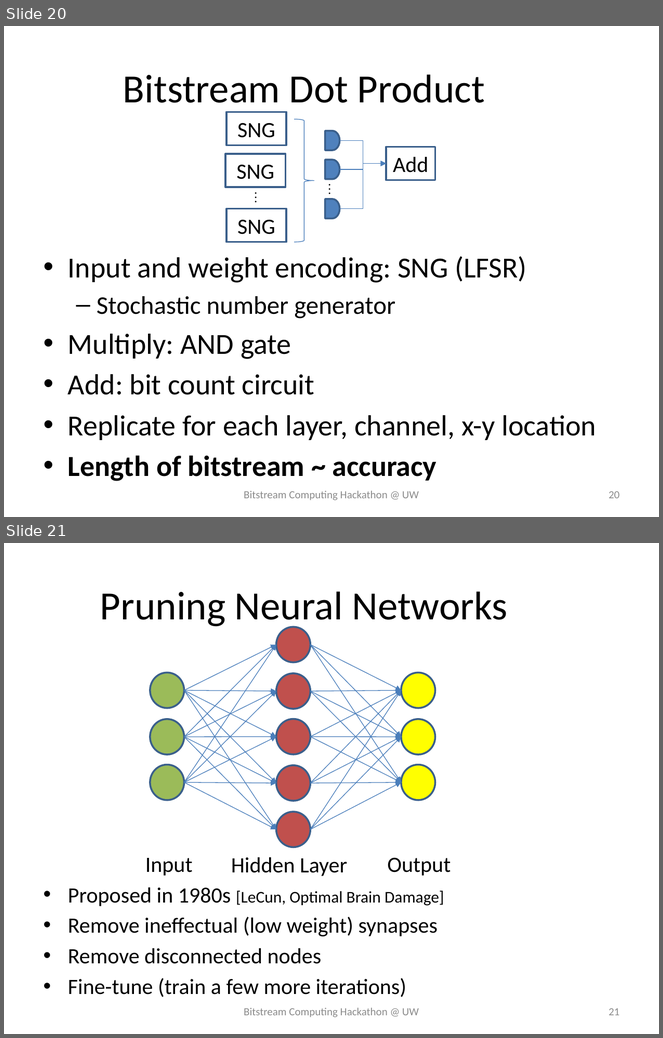
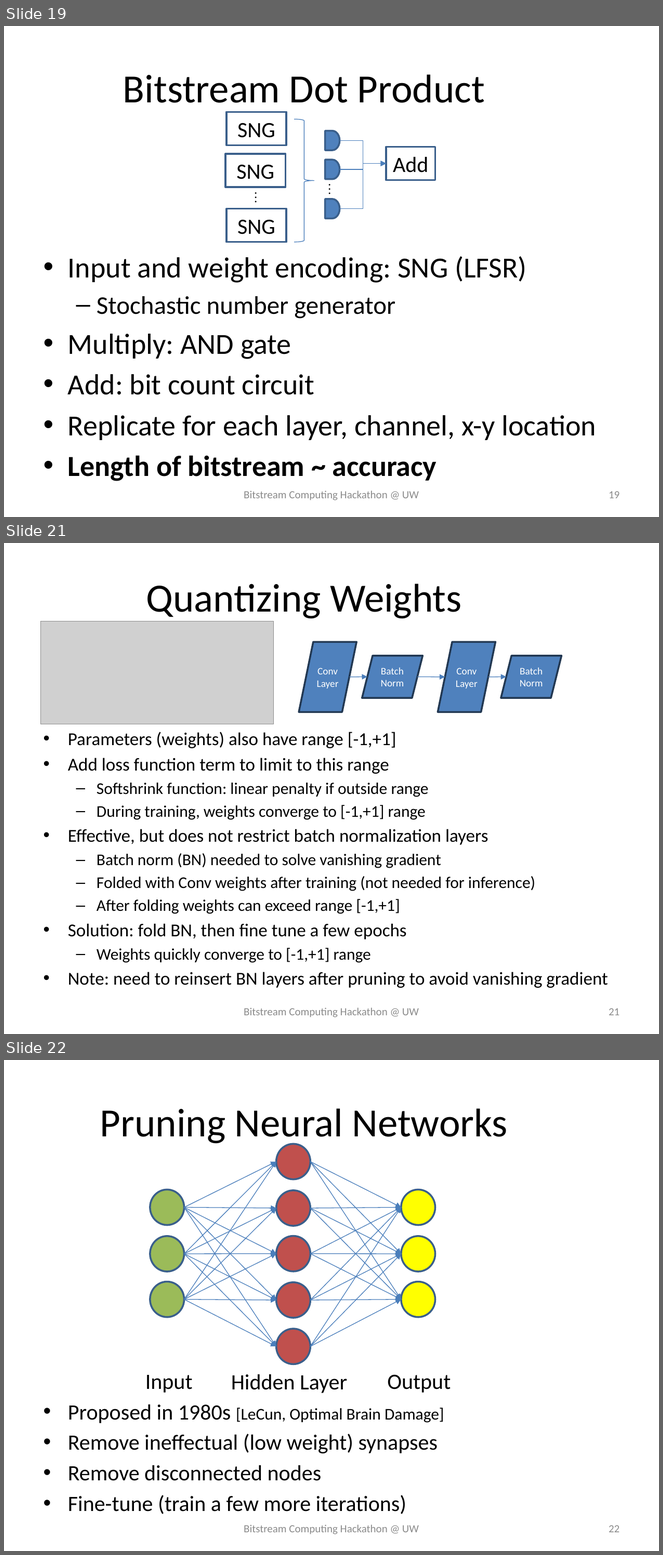
Before and after one commit to UW-PHARM/bitstream-hackathon, a slide deck: _assets/hackathon_introduction.pptx. Shown one above the other, each under a label of ours: slides 20 and 21 before the commit, slides 19, 21 and 22 after it; the slides between them are not shown. The pictures are 663x1038 and 663x1555 pixels, drawn with LibreOffice and Linux fonts; fonts in the diff are those of the drawing; grey boxes stand for pictures; background and template pictures are left out. Boxes give left, top, right and bottom in pixels: in the first picture for what was removed or moved away, otherwise in the second. Text is boxed around its words. In the diff, an @@ line names an element or a change of style, - is before the commit and + after.

```diff
--- a/_assets/hackathon_introduction.pptx
+++ b/_assets/hackathon_introduction.pptx
@@ slide 21 added at [4,543,659,1034], background #FFFFFF @@
@@ title added at [146,584,462,622], 44 pt, text #000000 @@
+Quantizing Weights
@@ picture added at [41,621,274,724] @@
@@ group added at [299,642,562,712]: 4 parallelograms, 3 arrows @@
+Conv Layer
+Batch Norm
+Conv Layer
+Batch Norm
@@ text added at [68,732,608,988], 18 pt, text #000000 @@
+• Parameters (weights) also have range [-1,+1]
+• Add loss function term to limit to this range
+  – Softshrink function: linear penalty if outside range
+  – During training, weights converge to [-1,+1] range
+• Effective, but does not restrict batch normalization layers
+  – Batch norm (BN) needed to solve vanishing gradient
+  – Folded with Conv weights after training (not needed for inference)
+  – After folding weights can exceed range [-1,+1]
+• Solution: fold BN, then fine tune a few epochs
+  – Weights quickly converge to [-1,+1] range
+• Note: need to reinsert BN layers after pruning to avoid vanishing gradient
@@ text added at [244,1008,419,1018], 12 pt, text #8C8C8C @@
+Bitstream Computing Hackathon @ UW
@@ page number added at [609,1008,620,1016], 12 pt, text #8C8C8C @@
+21
@@ what was slide 20 is now slide 19 @@
@@ page number at [609,491,620,499]: text changed @@
-20
+19
@@ what was slide 21 is now slide 22 @@
@@ page number at [609,1525,620,1533]: text changed @@
-21
+22
```
Also in this commit, not shown: 8 slides changed, 1 other slide added, 1 slide removed.
